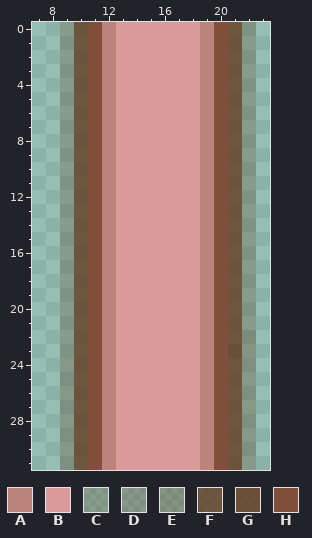
One commit to this pixel-art sprite: src/main/resources/tiles/32/road_s.png. This is how it looked before the edit.
The file is 32x32 pixels. Pixels under 10% opacity are left out. Colours within 5 levels of each other are drawn and written as one. Shown: x 7..23, y 0..31.
Palette (. is transparent): A #bc837b  B #da9c9b  C #5e31163e  D #5f321747  E #5f32184d  F #61341ac1  G #61341ac7  H #814f3b
The result:
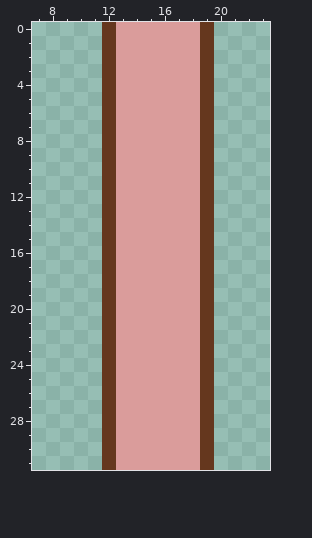
What changed:
Colour A changes from #bc837b to #65371e.
The author cleared colour C in rows 0 to 21 at x 9 and 22; in rows 22 to 23 at x 9.
The author cleared colour D in rows 24 to 31 at x 9 and 22.
The author cleared colour E in rows 22 to 23 at x 22.
The author cleared colour F in rows 0 to 22 at x 10 and 21; in row 23 at x 10; in rows 24 to 31 at x 10 and 21.
The author cleared colour G in row 23 at x 21.
The author cleared colour H in rows 0 to 31 at x 11 and 20.
Where, in picture pixels (left, top, right, bottom), the same in both pictures:
changed: (60, 22, 116, 470)
changed: (200, 22, 256, 470)
